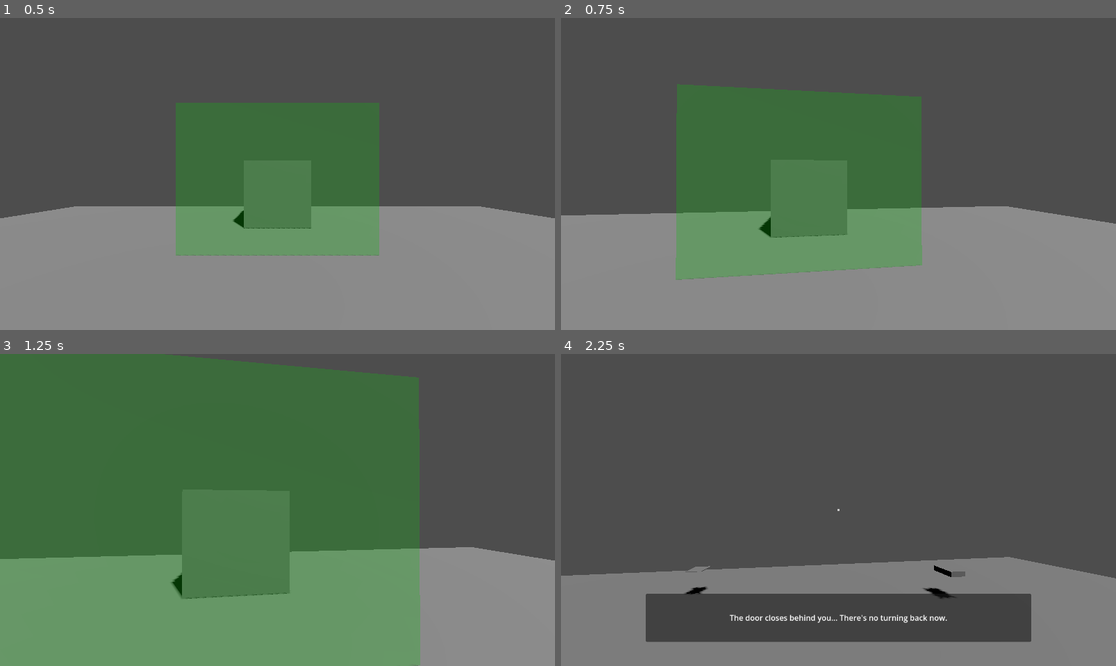
Above: before the commit, frames 1-4 (two rows, left to right).
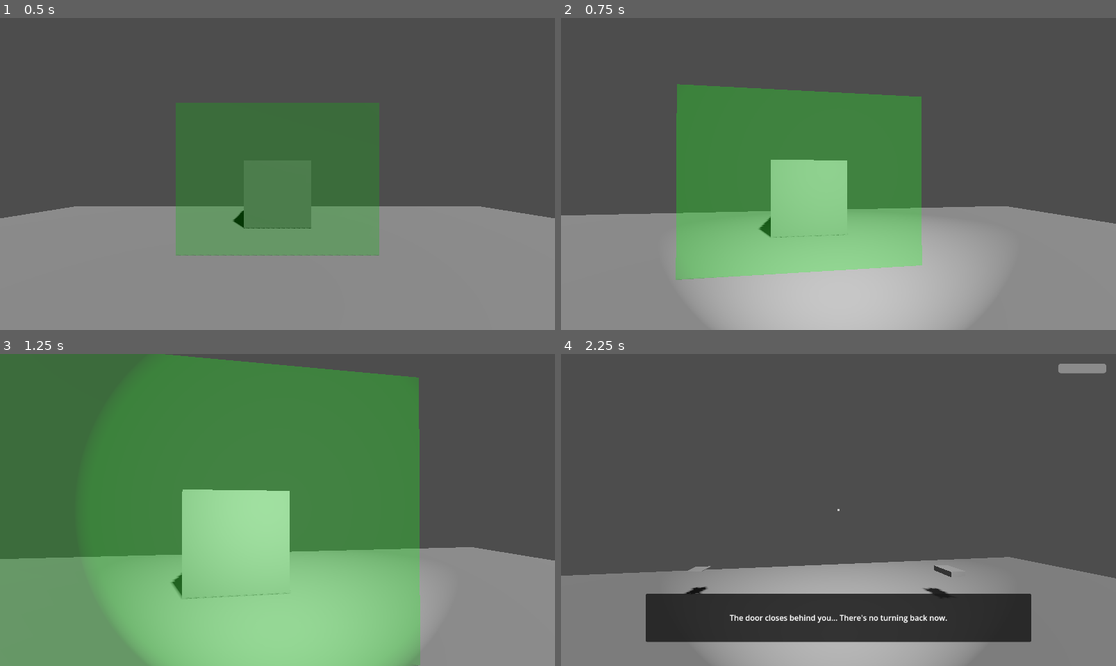
Above: after the commit, the same moments.

Repository: conorn09/Feargame
Game: Godot game, scene res://scenes/test_environment.tscn
Same seed, same stepped clock (60 frames per second), same inputs: the game is played once before the commit and once after it.
Inputs (mouse positions are in pixels of both pictures, inside the frame that each line leads up to):
- Up to frame 1 (0.5 s): no input
- Up to frame 2 (0.75 s): move the mouse to (866, 174) at 0.52 s; hold W (move_forward) from 0.53 s (still down); tap F (toggle_flashlight) at 0.6 s
- Up to frame 3 (1.25 s): keep holding W (move_forward)
- Up to frame 4 (2.25 s): keep holding W (move_forward); move the mouse to (810, 510) at 1.27 s; tap E (interact) at 1.35 s; tap F (toggle_flashlight) at 1.55, 2.1 s; move the mouse to (849, 503) at 2.02 s

Frame 1 is identical in both runs. In frame 2, 20% of the frame differs, in the area x 20-76%, y 45-100%; in frame 3, 23%, in the area x 18-76%, y 43-100%; in frame 4, 7.2%.

Commit message:
flashlight

Diff:
--- a/scenes/player/player.tscn
+++ b/scenes/player/player.tscn
@@ -21,6 +21,13 @@
 target_position = Vector3(0, 0, -2.5)
 collision_mask = 1
 
+[node name="Flashlight" type="SpotLight3D" parent="Camera3D"]
+visible = false
+light_energy = 2.0
+light_indirect_energy = 0.5
+spot_range = 10.0
+spot_angle = 45.0
+
 [node name="InteractionSystem" type="Node" parent="."]
 script = ExtResource("2_interaction")
 interaction_range = 2.5
--- a/scenes/ui/ui_manager.tscn
+++ b/scenes/ui/ui_manager.tscn
@@ -75,6 +75,34 @@
 grow_vertical = 2
 mouse_filter = 2
 
+[node name="DialoguePanel" type="PanelContainer" parent="DialogueBox"]
+layout_mode = 1
+anchors_preset = 7
+anchor_left = 0.5
+anchor_top = 1.0
+anchor_right = 0.5
+anchor_bottom = 1.0
+offset_left = -400.0
+offset_top = -150.0
+offset_right = 400.0
+offset_bottom = -50.0
+grow_horizontal = 2
+grow_vertical = 0
+
+[node name="MarginContainer" type="MarginContainer" parent="DialogueBox/DialoguePanel"]
+layout_mode = 2
+theme_override_constants/margin_left = 20
+theme_override_constants/margin_top = 20
+theme_override_constants/margin_right = 20
+theme_override_constants/margin_bottom = 20
+
+[node name="DialogueLabel" type="Label" parent="DialogueBox/DialoguePanel/MarginContainer"]
+layout_mode = 2
+text = "Dialogue text appears here..."
+horizontal_alignment = 1
+vertical_alignment = 1
+autowrap_mode = 3
+
 [node name="InventoryPanel" type="Control" parent="."]
 visible = false
 layout_mode = 3
--- a/scripts/player/player_controller.gd
+++ b/scripts/player/player_controller.gd
@@ -5,11 +5,20 @@
 @export var mouse_sensitivity: float = 0.002
 @export var camera_pitch_limit: float = 80.0  # degrees
 
+# Flashlight properties
+var flashlight_on: bool = false
+var flashlight_battery: float = 100.0
+
 # Camera reference
 @onready var camera: Camera3D = $Camera3D
+@onready var flashlight: SpotLight3D = $Camera3D/Flashlight
 
 # Camera rotation tracking
 var camera_pitch: float = 0.0
+
+# Signals
+signal flashlight_toggled(is_on: bool)
+signal battery_changed(percentage: float)
 
 func _ready() -> void:
 	# Capture the mouse cursor for first-person control
@@ -19,6 +28,10 @@
 	# Quick exit for testing - press Escape to quit
 	if Input.is_action_just_pressed("pause"):
 		get_tree().quit()
+
+	# Toggle flashlight
+	if Input.is_action_just_pressed("toggle_flashlight"):
+		toggle_flashlight()
 
 	# Handle mouse motion for camera rotation
 	if event is InputEventMouseMotion:
@@ -34,6 +47,7 @@
 
 func _physics_process(delta: float) -> void:
 	handle_movement_input(delta)
+	handle_flashlight_battery(delta)
 
 func handle_movement_input(delta: float) -> void:
 	# Get input direction from WASD keys
@@ -83,3 +97,32 @@
 		global_position = state["position"]
 	if state.has("rotation"):
 		rotation = state["rotation"]
+
+
+
+## Toggle flashlight on/off
+func toggle_flashlight() -> void:
+	if flashlight_battery <= 0:
+		return  # Can't turn on if battery is dead
+
+	flashlight_on = !flashlight_on
+	flashlight.visible = flashlight_on
+	flashlight_toggled.emit(flashlight_on)
+
+
+
+## Handle flashlight battery drain
+func handle_flashlight_battery(delta: float) -> void:
+	if flashlight_on and flashlight_battery > 0:
+		# Drain battery at 1% per second
+		flashlight_battery -= delta
+		flashlight_battery = max(flashlight_battery, 0.0)
+
+		# Emit battery changed signal
+		battery_changed.emit(flashlight_battery)
+
+		# Turn off flashlight if battery is dead
+		if flashlight_battery <= 0:
+			flashlight_on = false
+			flashlight.visible = false
+			flashlight_toggled.emit(false)
--- a/scripts/ui/ui_manager.gd
+++ b/scripts/ui/ui_manager.gd
@@ -10,11 +10,24 @@
 
 @onready var interaction_prompt: Label = $HUD/InteractionPrompt
 @onready var battery_indicator: ProgressBar = $HUD/BatteryIndicator
+@onready var dialogue_label: Label = $DialogueBox/DialoguePanel/MarginContainer/DialogueLabel
 
 
 func _ready() -> void:
 	# Initialize UI state
 	interaction_prompt.text = ""
+
+	# Connect to narrative system
+	var narrative_system = get_node("/root/NarrativeSystem")
+	narrative_system.dialogue_started.connect(show_dialogue)
+	narrative_system.dialogue_ended.connect(hide_dialogue)
+
+	# Connect to player flashlight signals (wait for scene to be ready)
+	await get_tree().process_frame
+	var player = get_tree().get_first_node_in_group("player")
+	if player:
+		player.battery_changed.connect(update_battery)
+		player.flashlight_toggled.connect(func(is_on): battery_indicator.visible = true)
 
 
 ## Show interaction prompt with custom text
@@ -37,3 +50,16 @@
 	# Show battery indicator when flashlight is available
 	if not battery_indicator.visible:
 		battery_indicator.visible = true
+
+
+
+## Show dialogue text
+func show_dialogue(text: String) -> void:
+	dialogue_label.text = text
+	dialogue_box.visible = true
+
+
+## Hide dialogue
+func hide_dialogue() -> void:
+	dialogue_box.visible = false
+	dialogue_label.text = ""
